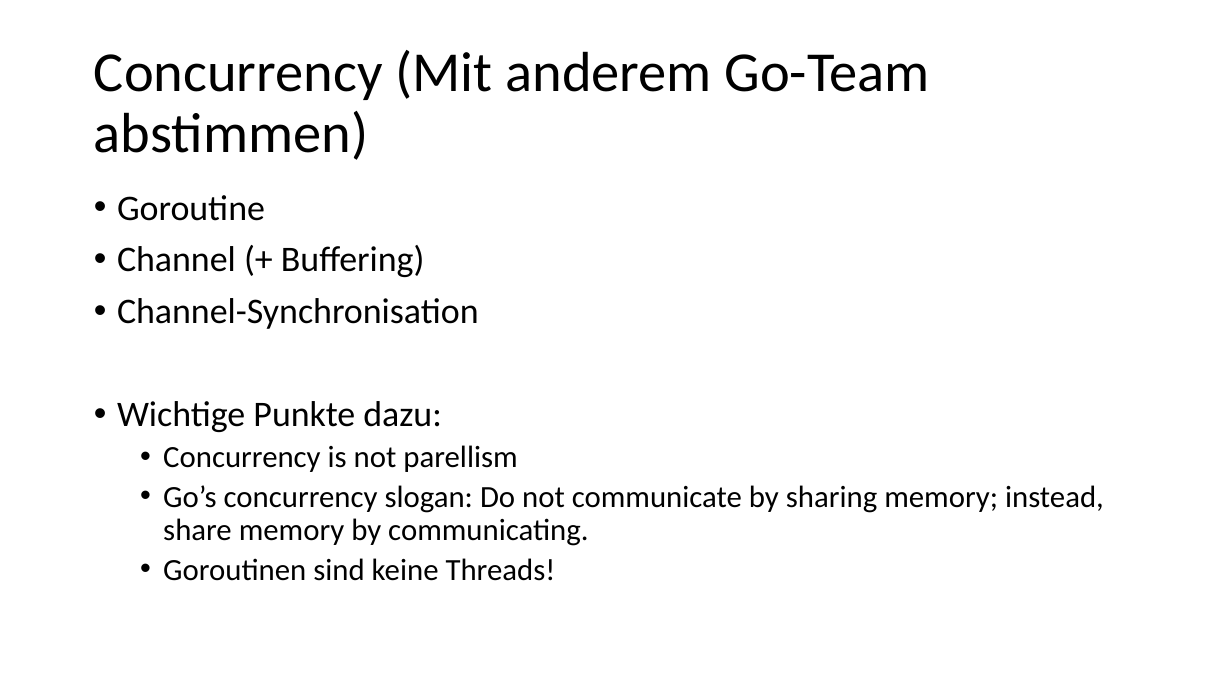
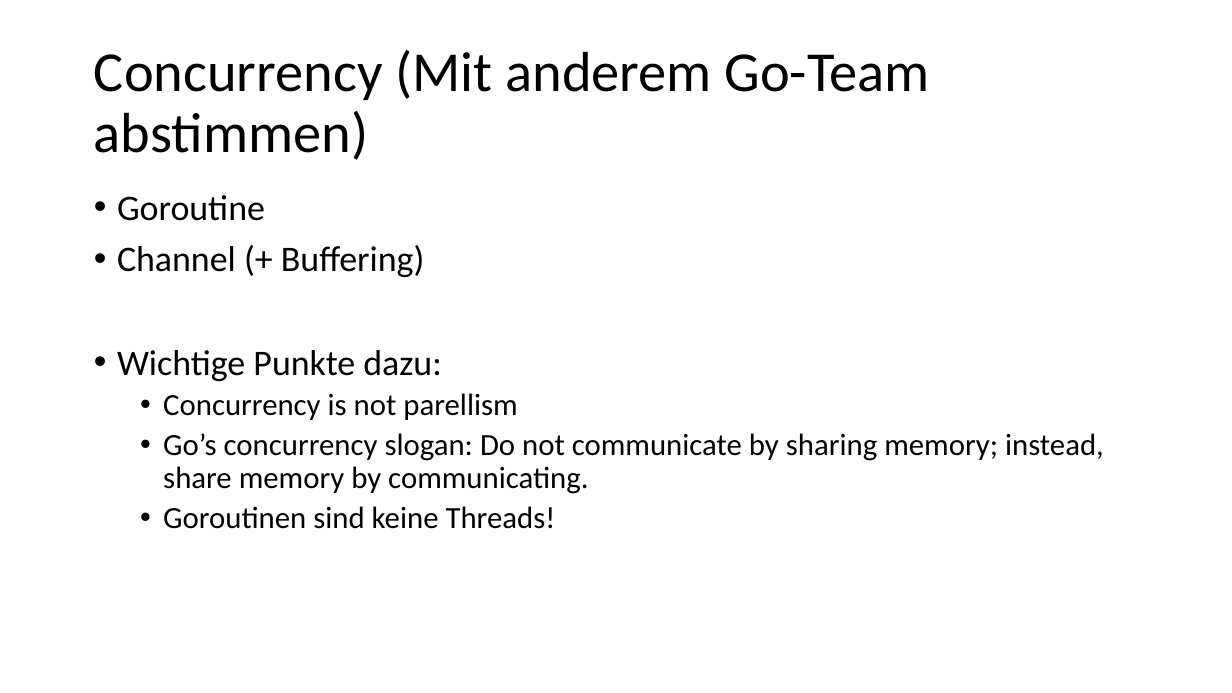
Before and after one commit to alexsuter/golang-experience, a slide deck: slide 9 of presi/presi.pptx (slide 7 before the commit). Drawn at 1232x693 pixels with LibreOffice and Linux fonts; fonts in the diff are those of the drawing. Boxes give left, top, right and bottom in pixels: in the first picture for what was removed or moved away, otherwise in the second. Text is boxed around its words. In the diff, an @@ line names an element or a change of style, - is before the commit and + after.

```diff
--- a/presi/presi.pptx
+++ b/presi/presi.pptx
@@ text at [117, 298, 479, 329]: paragraph removed @@
-• Channel-Synchronisation
```
Also in this commit, not shown: 5 other slides changed, 3 slides added, 1 slide removed.
